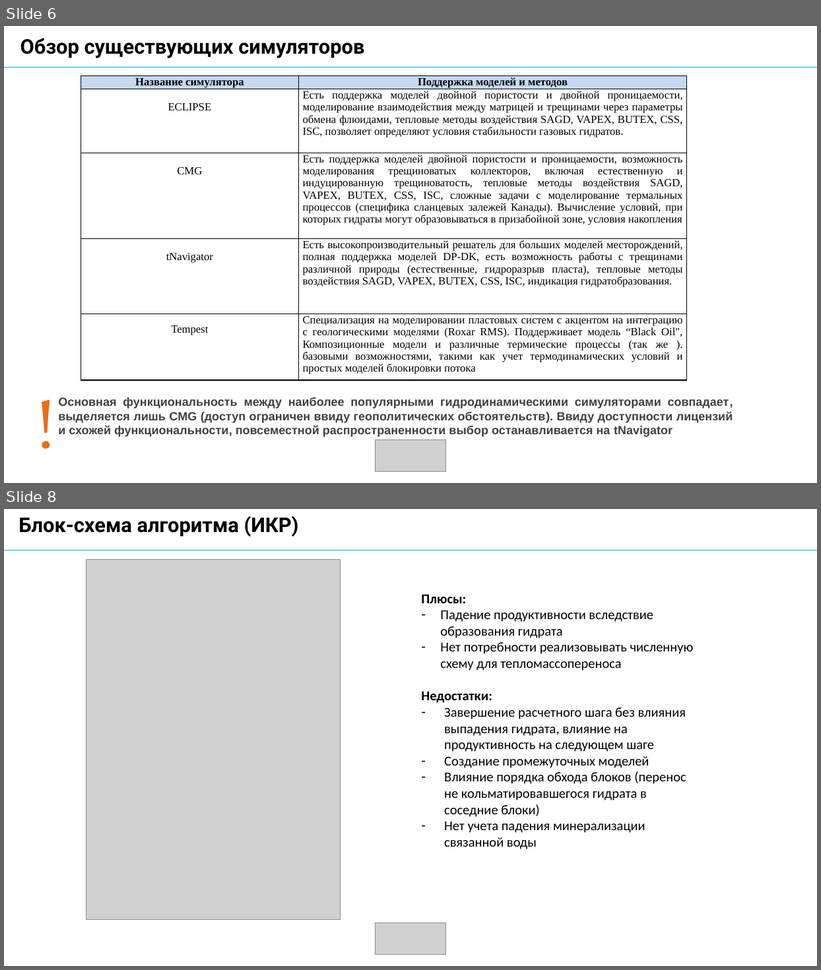
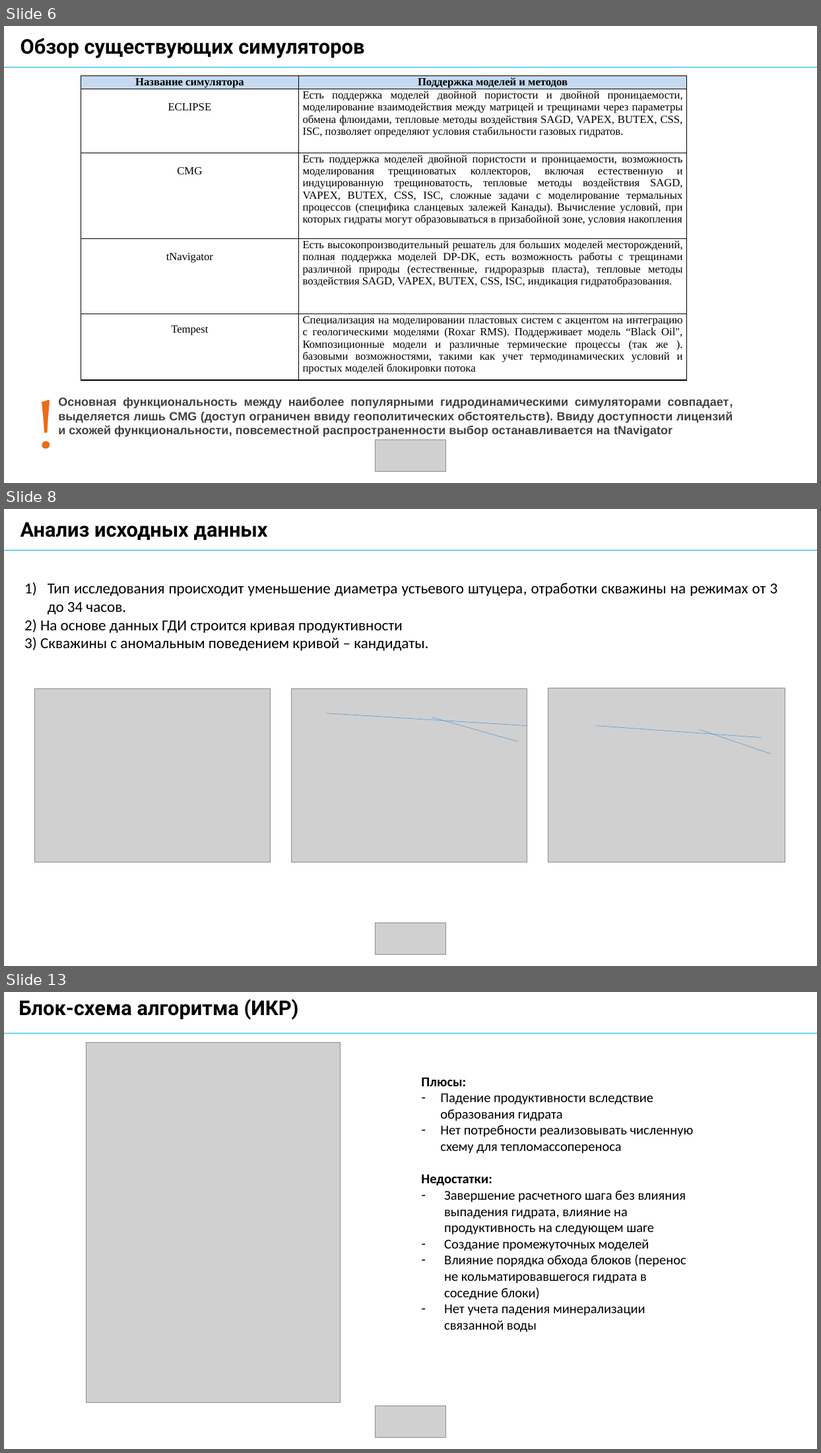
Before and after one commit to AlxndrKlbk/PhD_scriptorium, a slide deck: my_articles/3_course/автореферат/Kolbeko_AB.pptx. Shown one above the other, each under a label of ours: slides 6 and 8 before the commit, slides 6, 8 and 13 after it; the slides between them are not shown. The pictures are 821x970 and 821x1453 pixels, drawn with LibreOffice and Linux fonts; fonts in the diff are those of the drawing; grey boxes stand for pictures. Boxes give left, top, right and bottom in pixels: in the first picture for what was removed or moved away, otherwise in the second. Text is boxed around its words. In the diff, an @@ line names an element or a change of style, - is before the commit and + after.

```diff
--- a/my_articles/3_course/автореферат/Kolbeko_AB.pptx
+++ b/my_articles/3_course/автореферат/Kolbeko_AB.pptx
@@ slide 8 added at bbox=[4, 509, 817, 966], background #FFFFFF @@
@@ text added at bbox=[20, 522, 268, 540], 24 pt, text #000000, bold @@
+Анализ исходных данных
@@ line added from (4, 551) to (817, 551), #00B0F0 1 pt @@
@@ text added at bbox=[24, 583, 778, 651], 18 pt, text #000000 @@
+1) Тип исследования происходит уменьшение диаметра устьевого штуцера, отработки скважины на режимах от 3 до 34 часов.
+2) На основе данных ГДИ строится кривая продуктивности
+3) Скважины с аномальным поведением кривой – кандидаты.
@@ picture added at bbox=[34, 689, 271, 863] @@
@@ picture added at bbox=[291, 689, 527, 863] @@
@@ picture added at bbox=[548, 689, 785, 863] @@
@@ line added from (326, 714) to (527, 726), #5B9BD5 0.5 pt @@
@@ line added from (432, 718) to (518, 742), #5B9BD5 0.5 pt @@
@@ line added from (596, 726) to (761, 738), #5B9BD5 0.5 pt @@
@@ line added from (699, 729) to (771, 755), #5B9BD5 0.5 pt @@
@@ picture added at bbox=[376, 923, 446, 955] @@
@@ what was slide 8 is now slide 13 @@
```
Also in this commit, not shown: 10 slides changed, 6 other slides added, 2 slides removed, 3 other files.
